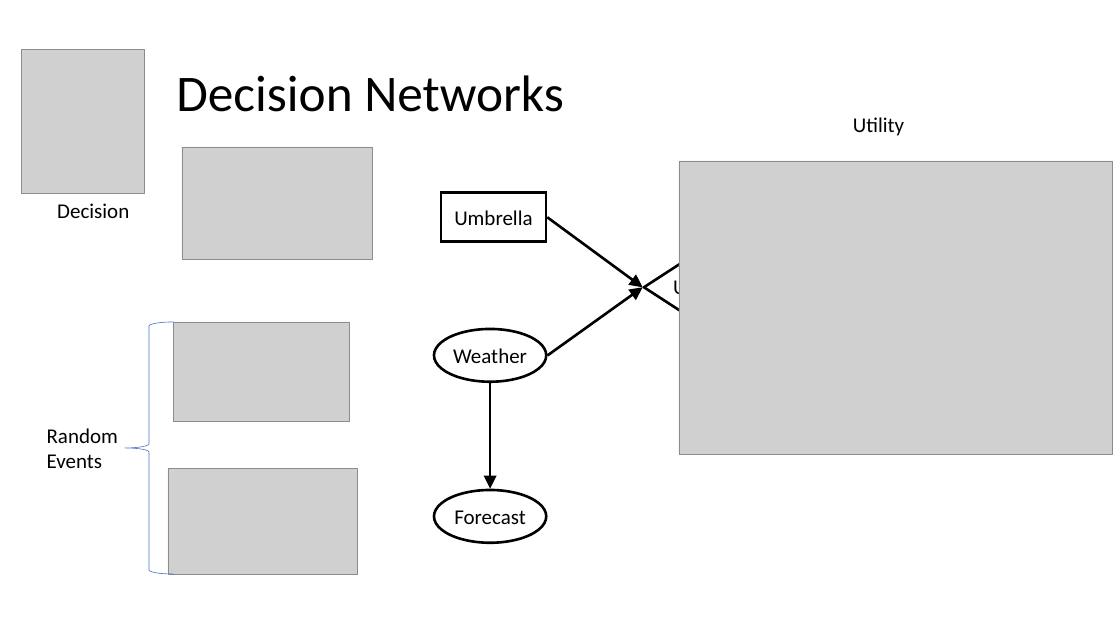
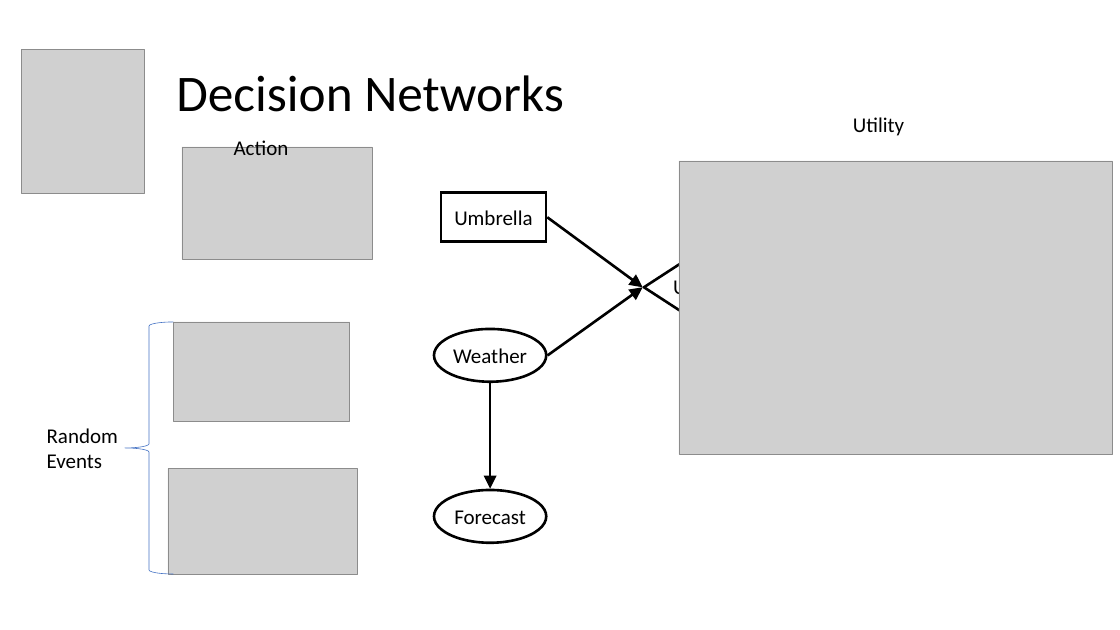
Before and after one commit to mhahsler/CS7320-AI, a slide deck: slide 9 of slides/16_decision_making.pptx. Drawn at 1120x630 pixels with LibreOffice and Linux fonts; fonts in the diff are those of the drawing; grey boxes stand for pictures. Boxes give left, top, right and bottom in pixels: in the first picture for what was removed or moved away, otherwise in the second. Text is boxed around its words. In the diff, an @@ line names an element or a change of style, - is before the commit and + after.

```diff
--- a/slides/16_decision_making.pptx
+++ b/slides/16_decision_making.pptx
@@ text added at bbox=[234, 137, 289, 155], 18 pt, text #000000 @@
+Action
@@ text removed at bbox=[57, 203, 129, 218] @@
-Decision
```
Also in this commit, not shown: 9 other slides changed, 1 other file.
